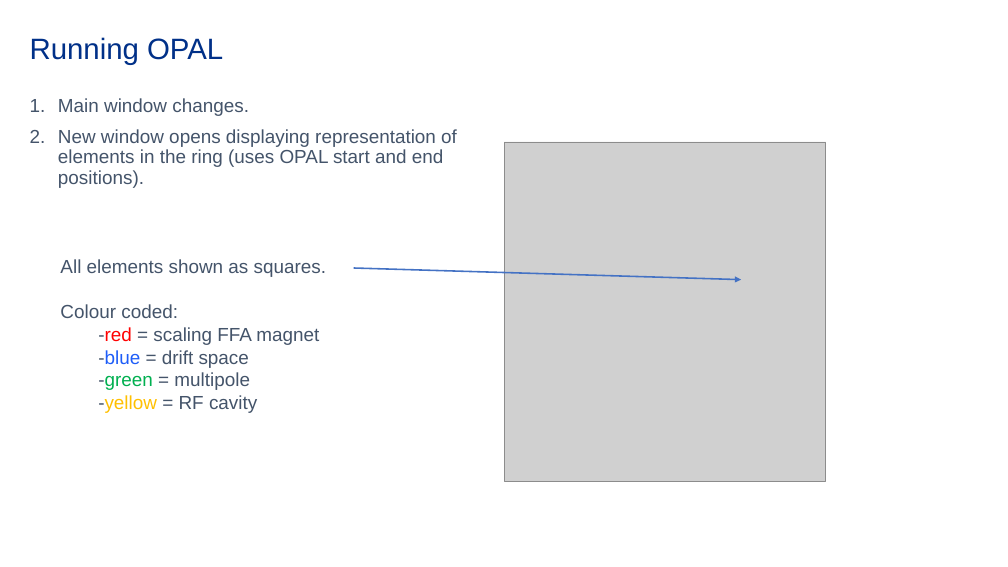
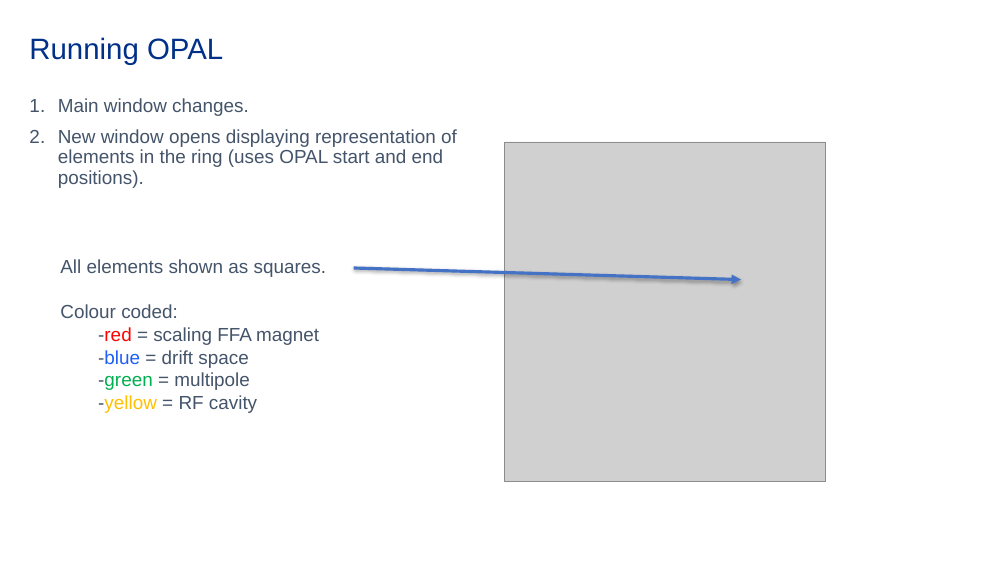
Before and after one commit to ErinW44/OPAL_GUI, a slide deck: slide 12 of GUI_powerpoint.pptx. Drawn at 1008x567 pixels with LibreOffice and Linux fonts; fonts in the diff are those of the drawing; grey boxes stand for pictures; background and template pictures are left out. Boxes give left, top, right and bottom in pixels: in the first picture for what was removed or moved away, otherwise in the second. Text is boxed around its words. In the diff, an @@ line names an element or a change of style, - is before the commit and + after.

Commit message:
generalised showing/deleting widgets and made ring display a class

```diff
--- a/GUI_powerpoint.pptx
+++ b/GUI_powerpoint.pptx
@@ text "Main window changes." at [58,98,457,188]: indent changed @@
@@ arrow removed from (354, 268) to (741, 280) @@
@@ freeform shape added at [354,268,741,280], outline #4472C4 3 pt @@
```
Also in this commit, not shown: 22 other slides changed, 1 other file.
